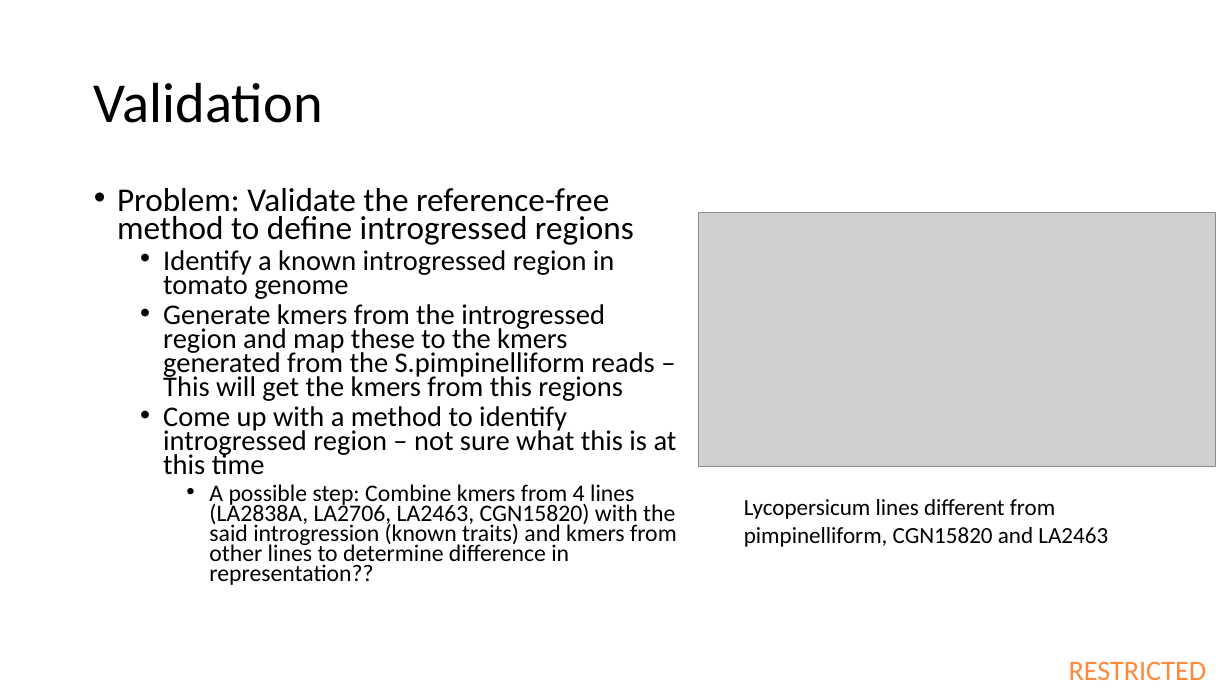
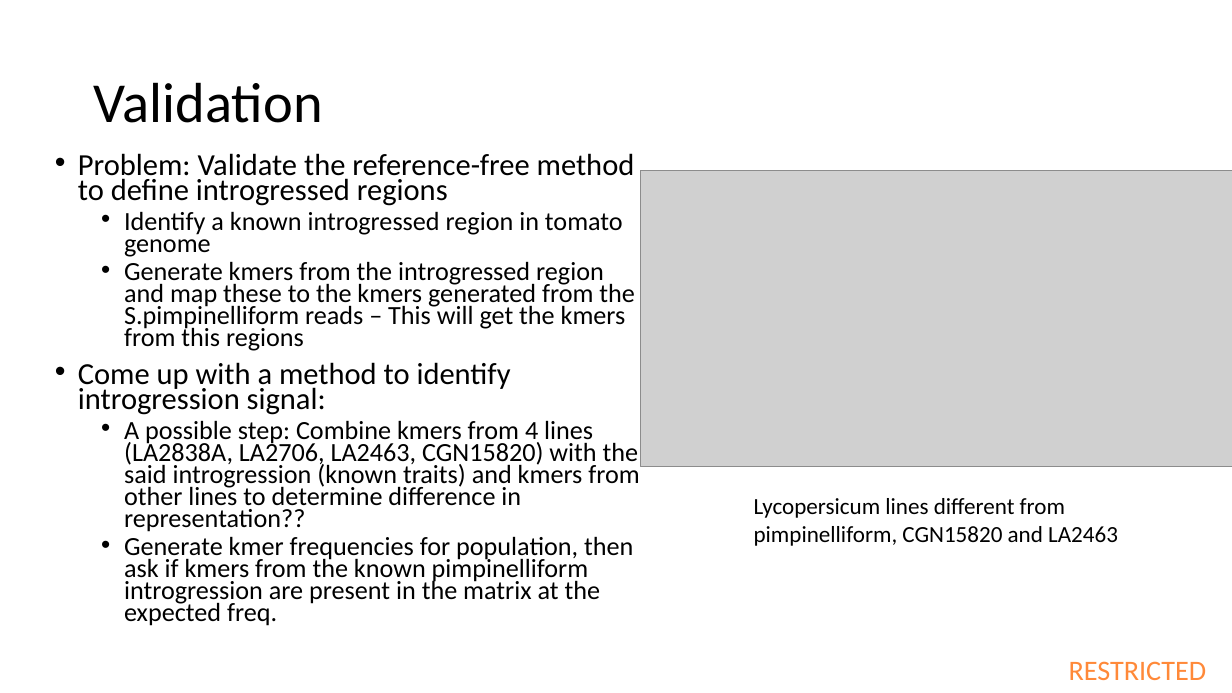
Before and after one commit to collaborativebioinformatics/kTom, a slide deck: slide 2 of docs/TomatoHakathon_Validation.pptx. Drawn at 1232x693 pixels with LibreOffice and Linux fonts; fonts in the diff are those of the drawing; grey boxes stand for pictures. Boxes give left, top, right and bottom in pixels: in the first picture for what was removed or moved away, otherwise in the second. Text is boxed around its words. In the diff, an @@ line names an element or a change of style, - is before the commit and + after.

Commit message:
presentation updates

```diff
--- a/docs/TomatoHakathon_Validation.pptx
+++ b/docs/TomatoHakathon_Validation.pptx
@@ text "Problem: Validate the reference-free method ...": place and size @@
-text "Problem: Validate the reference-free method ..." at [117, 188, 677, 585]
+text "Problem: Validate the reference-free method ..." at [78, 153, 639, 626]
@@ text at [78, 153, 639, 532]: size 25.9 to 23.8 pt in "Problem: Validate the reference-free method to define ..."; size 22.2 to 20.4 pt in "Identify a known introgressed region in tomato ...", "Generate kmers from the introgressed region and ..."; size 18.5 to 20.4 pt in "A possible step: Combine kmers from 4 ..."; list level 3 to 2 in "A possible step: Combine kmers ..." @@
@@ picture: place and size @@
-picture at [699, 213, 1215, 467]
+picture at [640, 171, 1232, 467]
@@ text at [78, 362, 511, 415]: text changed; size 22.2 to 23.8 pt @@
-  • Come up with a method to identify introgressed region – not sure what this is at this time
+• Come up with a method to identify introgression signal:
@@ text "Lycopersicum lines different from pimpinelliform, ...": place and size @@
-text "Lycopersicum lines different from pimpinelliform, ..." at [744, 499, 1108, 547]
+text "Lycopersicum lines different from pimpinelliform, ..." at [754, 498, 1118, 546]
@@ text at [124, 536, 633, 626]: paragraph added @@
+  • Generate kmer frequencies for population, then ask if kmers from the known pimpinelliform introgression are present in the matrix at the expected freq.
```
Also in this commit, not shown: 2 other files.
